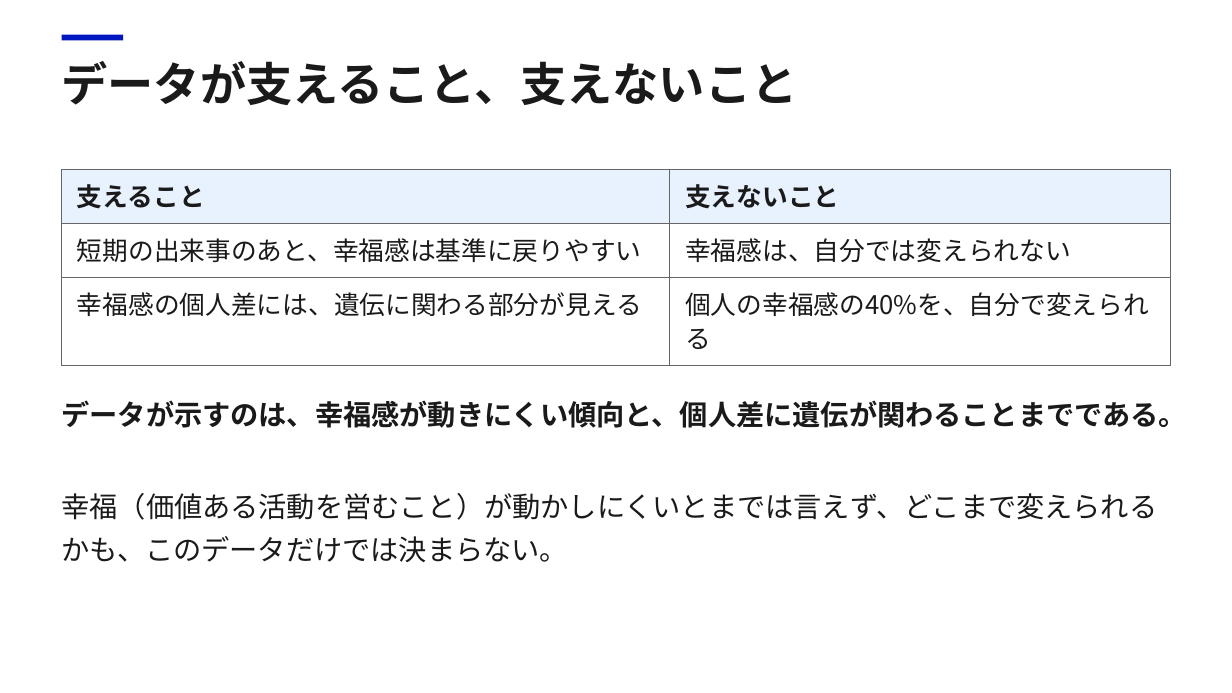
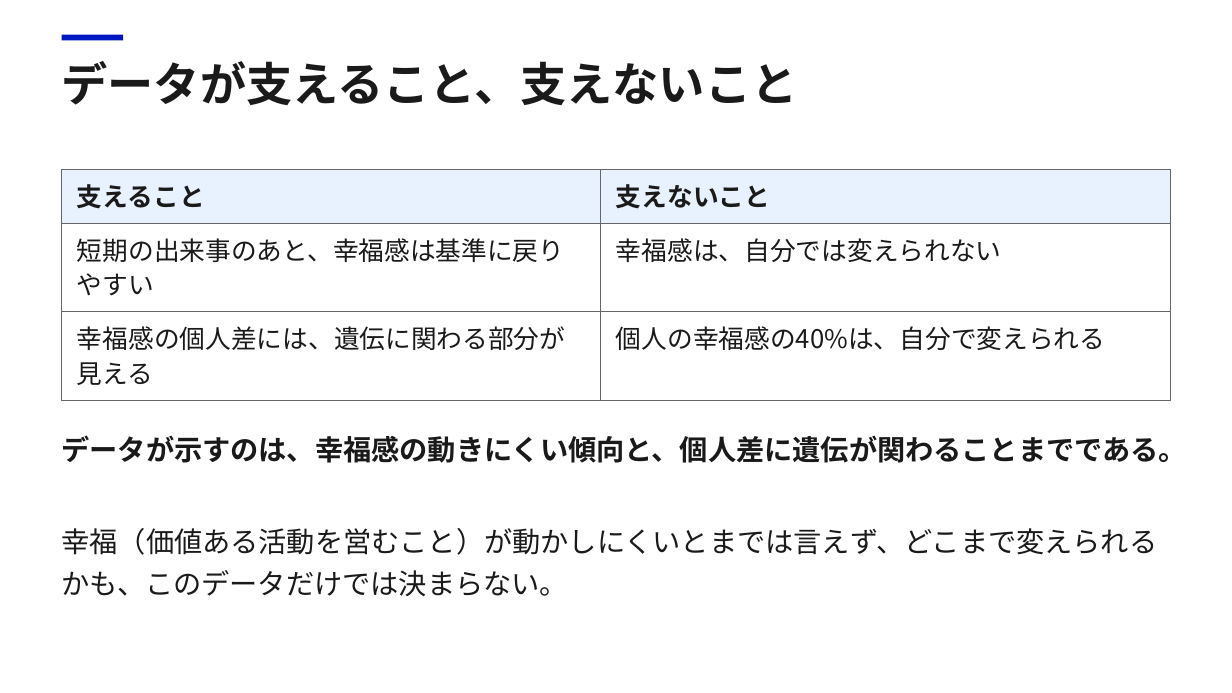
Before and after one commit to Daisetsu1980/markitdown, a slide deck: slide 23 of work/幸福_第2回/幸福_第2回.pptx. Drawn at 1232x693 pixels with LibreOffice and Linux fonts; fonts in the diff are those of the drawing. Boxes give left, top, right and bottom in pixels: in the first picture for what was removed or moved away, otherwise in the second. Text is boxed around its words. In the diff, an @@ line names an element or a change of style, - is before the commit and + after.

```diff
--- a/work/幸福_第2回/幸福_第2回.pptx
+++ b/work/幸福_第2回/幸福_第2回.pptx
@@ table at [62,169,1171,400] @@
-row 3, column 2: 個人の幸福感の40%を、自分で変えられる
+row 3, column 2: 個人の幸福感の40%は、自分で変えられる
@@ text at [62,435,1187,463]: text changed @@
-データが示すのは、幸福感が動きにくい傾向と、個人差に遺伝が関わることまでである。
+データが示すのは、幸福感の動きにくい傾向と、個人差に遺伝が関わることまでである。
@@ text "幸福（価値ある活動を営むこと）が動かしにくいとまでは言えず、どこまで変えられるかも、このデータだけでは決まらない。": place and size @@
-text "幸福（価値ある活動を営むこと）が動かしにくいとまでは言えず、どこまで変えられるかも、このデータだけでは決まらない。" at [62,493,1158,562]
+text "幸福（価値ある活動を営むこと）が動かしにくいとまでは言えず、どこまで変えられるかも、このデータだけでは決まらない。" at [62,528,1158,596]
```
Also in this commit, not shown: 9 other slides changed, 16 other files.
